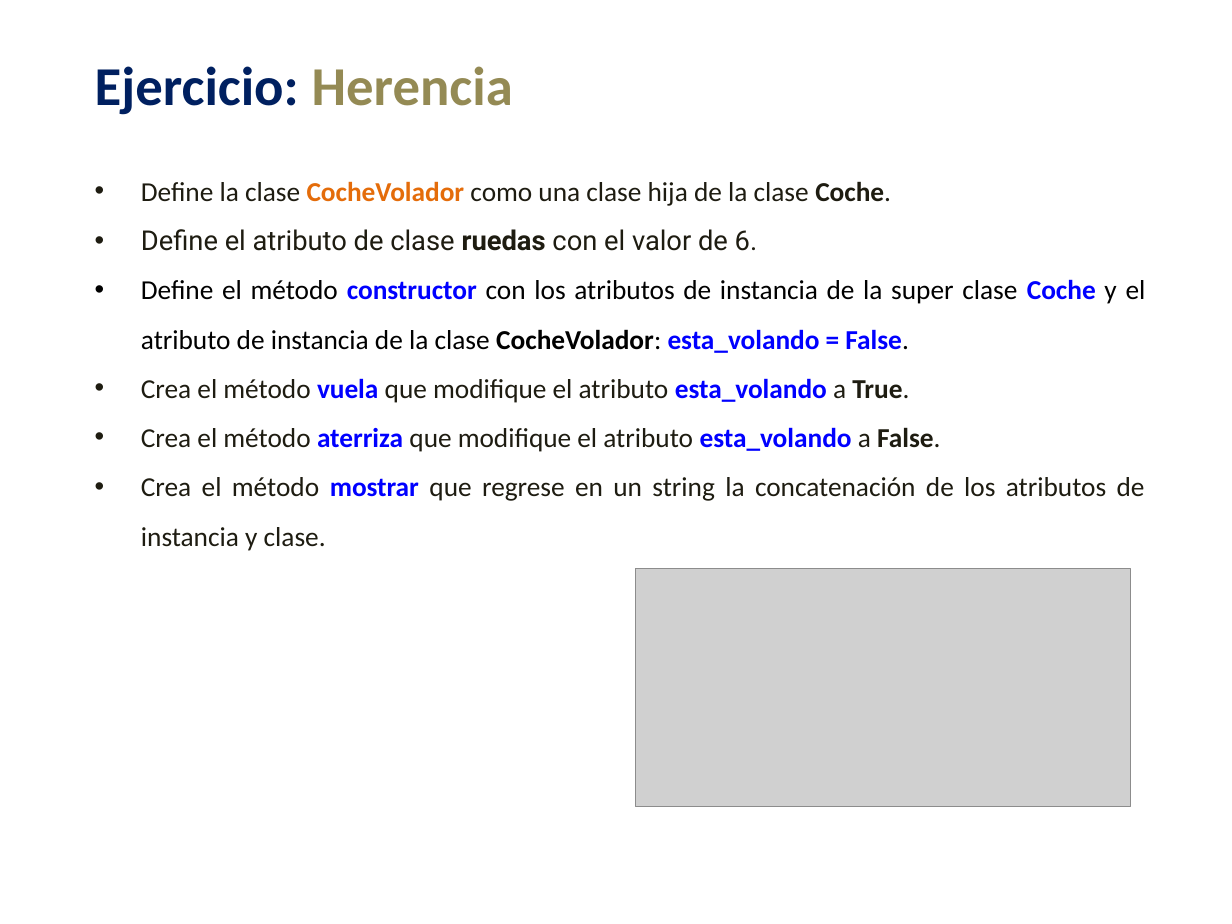
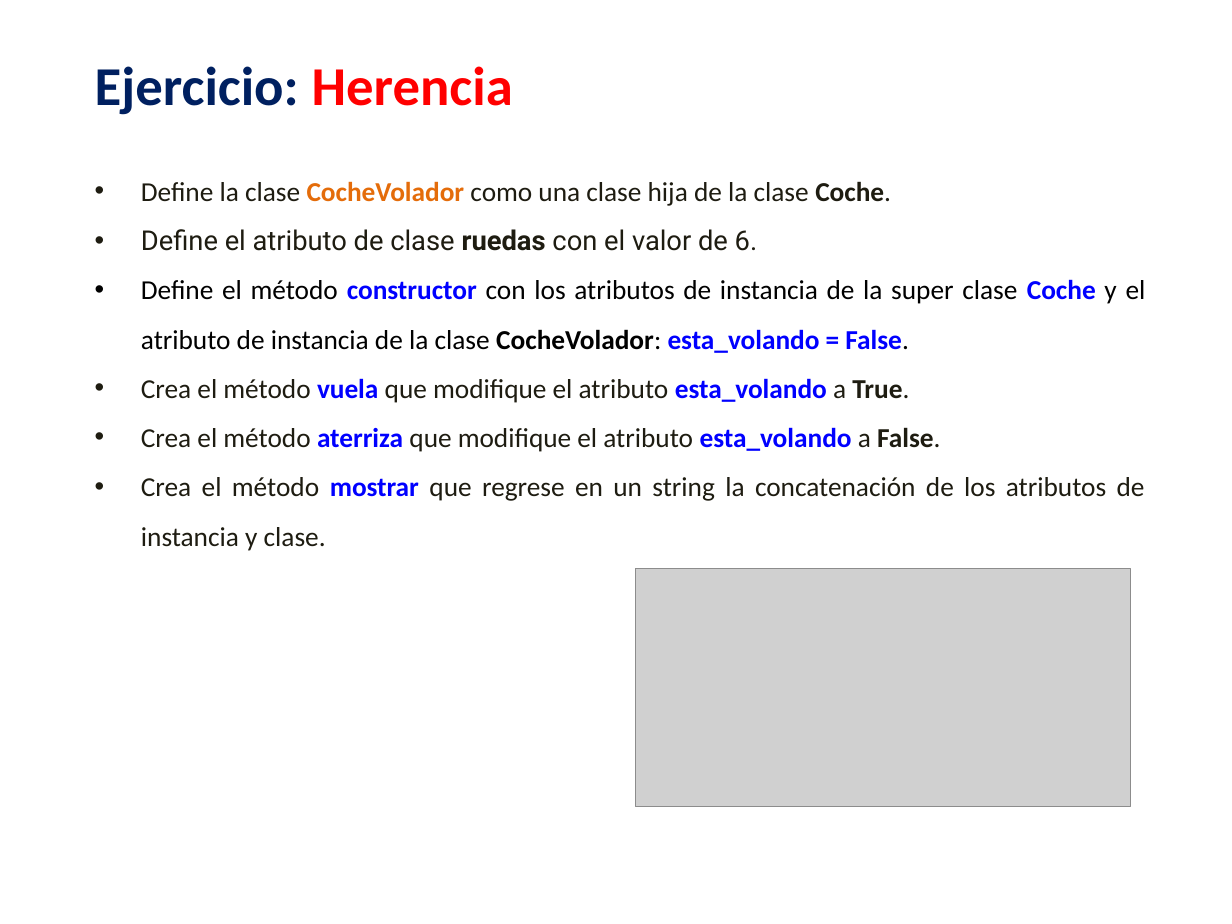
Before and after one commit to lizetheP/Analitica, a slide deck: slide 12 of CalendarioAgo2023/presentaciones/16_POO_Herencia.pptx. Drawn at 1232x924 pixels with LibreOffice and Linux fonts; fonts in the diff are those of the drawing; grey boxes stand for pictures. Boxes give left, top, right and bottom in pixels: in the first picture for what was removed or moved away, otherwise in the second. Text is boxed around its words. In the diff, an @@ line names an element or a change of style, - is before the commit and + after.

```diff
--- a/CalendarioAgo2023/presentaciones/16_POO_Herencia.pptx
+++ b/CalendarioAgo2023/presentaciones/16_POO_Herencia.pptx
@@ subtitle "Ejercicio: Herencia" at (95,66,513,115): text colour #948A54 to #FF0000 in "Herencia" @@
```
Also in this commit, not shown: 1 other slide changed, 3 other files.
